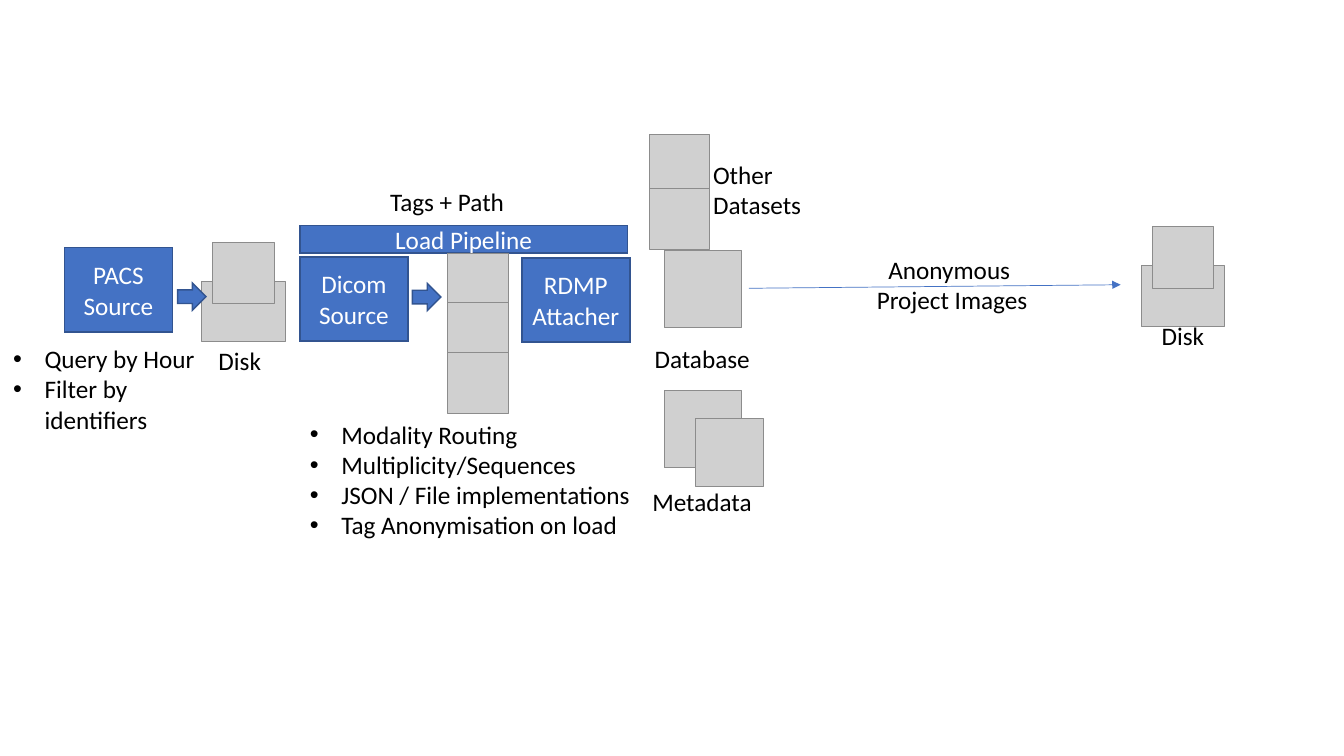
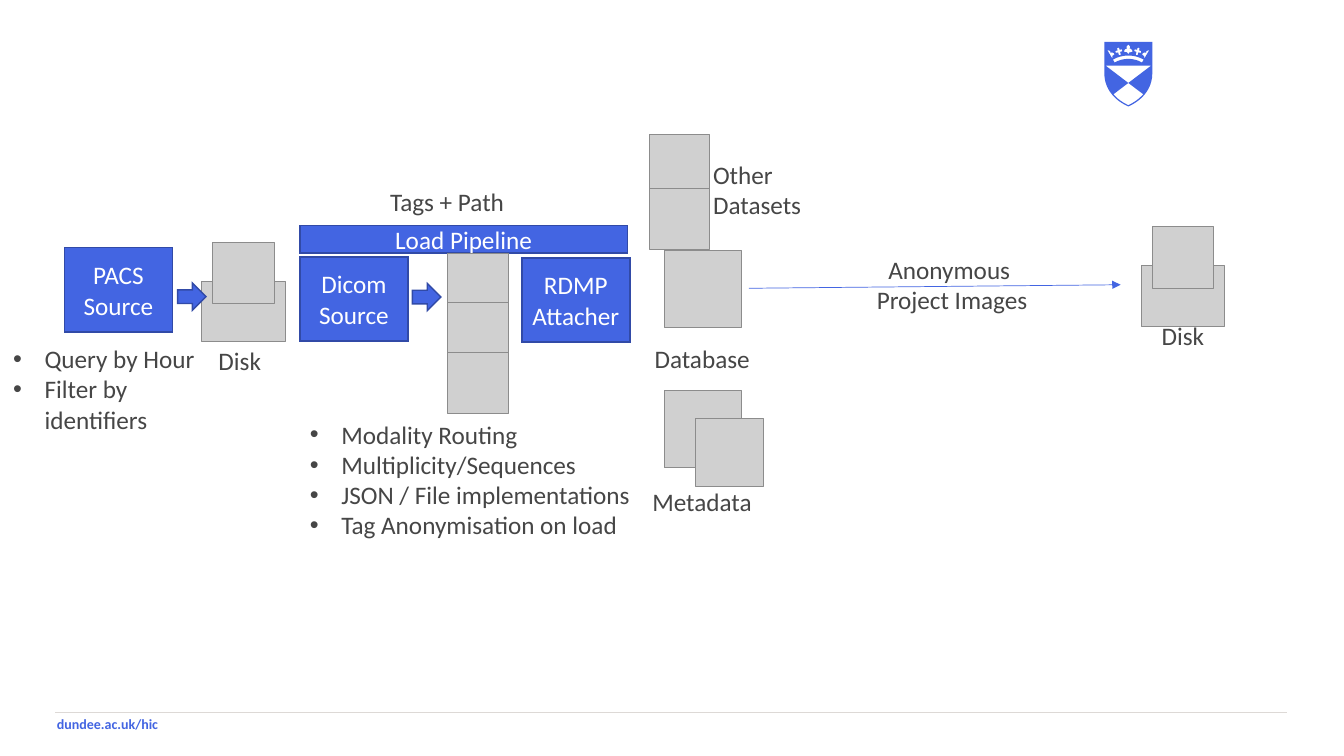
Before and after one commit to SMI/RdmpDicom, a slide deck: slide 4 of Documentation/RdmpDicomPresentation.pptx. Drawn at 1344x756 pixels with LibreOffice and Linux fonts; fonts in the diff are those of the drawing; grey boxes stand for pictures; background and template pictures are left out. Boxes give left, top, right and bottom in pixels: in the first picture for what was removed or moved away, otherwise in the second. Text is boxed around its words. In the diff, an @@ line names an element or a change of style, - is before the commit and + after.

Commit message:
HDR-317 Changed to HIC theme and added class diagrams / future goals

```diff
--- a/Documentation/RdmpDicomPresentation.pptx
+++ b/Documentation/RdmpDicomPresentation.pptx
@@ freeform shape added at [1105, 42, 1153, 107], fill #4365E2 @@
@@ text colour #000000 to #464646 in 9 elements at [390, 193, 504, 216], [218, 352, 261, 370], [655, 350, 750, 368], [652, 493, 751, 511], [341, 426, 629, 539], [713, 166, 801, 214], [45, 350, 194, 429], [1162, 324, 1205, 345], [877, 263, 1027, 314] @@
@@ fill #4472C4 to #4365E2; outline #325491 1 pt to #324BA7 1 pt in 6 elements at [300, 226, 628, 253], [300, 257, 408, 342], [522, 258, 630, 343], [65, 248, 172, 333], [412, 283, 441, 311], [177, 283, 206, 311] @@
@@ arrow (749, 288) - (1121, 285): stroke #4472C4 0.5 pt to #4365E2 0.5 pt @@
@@ line added from (55, 713) to (1288, 713), #DDD9D6 0.25 pt @@
@@ text added at [57, 719, 158, 730], 10 pt, text #4365E2, bold @@
+dundee.ac.uk/hic
```
Also in this commit, not shown: 6 other slides changed, 5 slides added.
